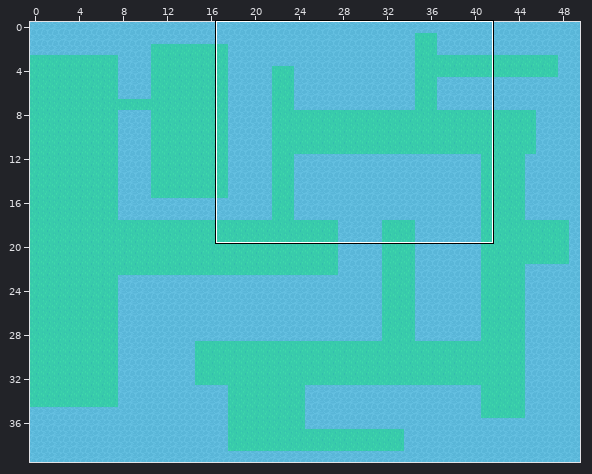
Level history. Tiled map: assets/testMap/new.tmx. Above: a wide view before the commit, with the close-up outlined.
Close-up. As it was:
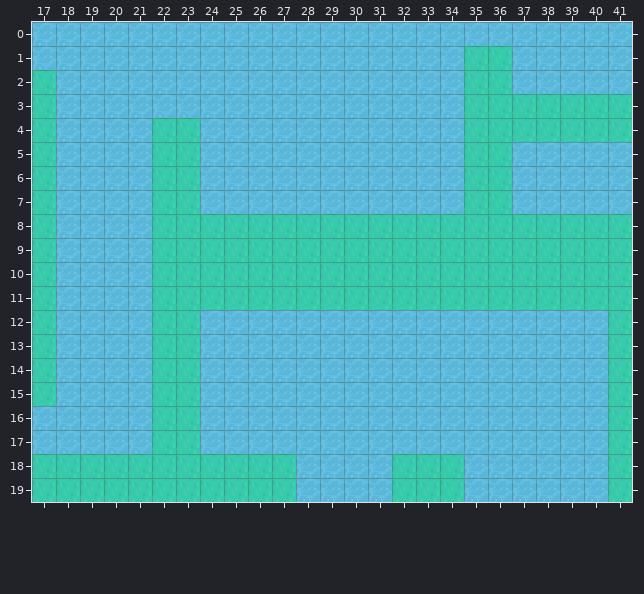
Cells are 16x16 px. Shown: x 17..41, y 0..19. The commit also changed other parts of the map, which this record leaves out.
New version:
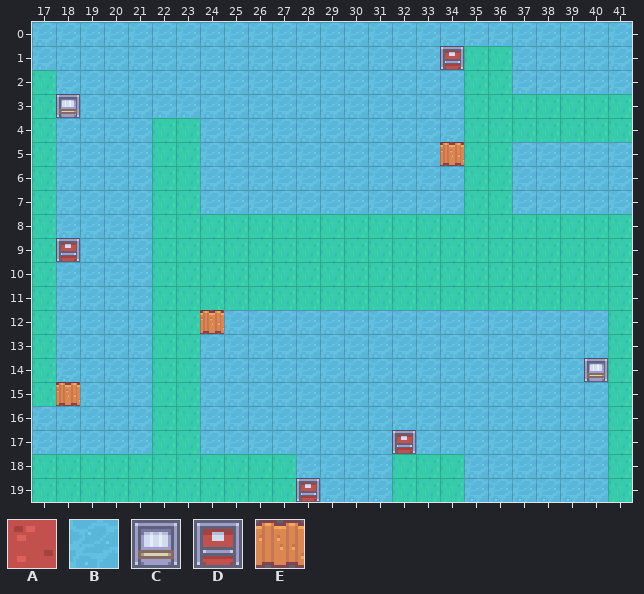
Key: from "urbanRPG": A 75, B 198, C 281, D 282, E 383.
_ is an empty cell.
Edits made:
Layer "bikeStations":
The edit adds tile A in row 5 at x 34; in row 12 at x 24; in row 15 at x 18.
Layer "Tile Layer":
Tile B gives way to tile C in row 3 at x 18; in row 14 at x 40.
Tile B gives way to tile D in row 1 at x 34; in row 9 at x 18; in row 17 at x 32; in row 19 at x 28.
Tile B gives way to tile E in row 5 at x 34; in row 12 at x 24; in row 15 at x 18.
